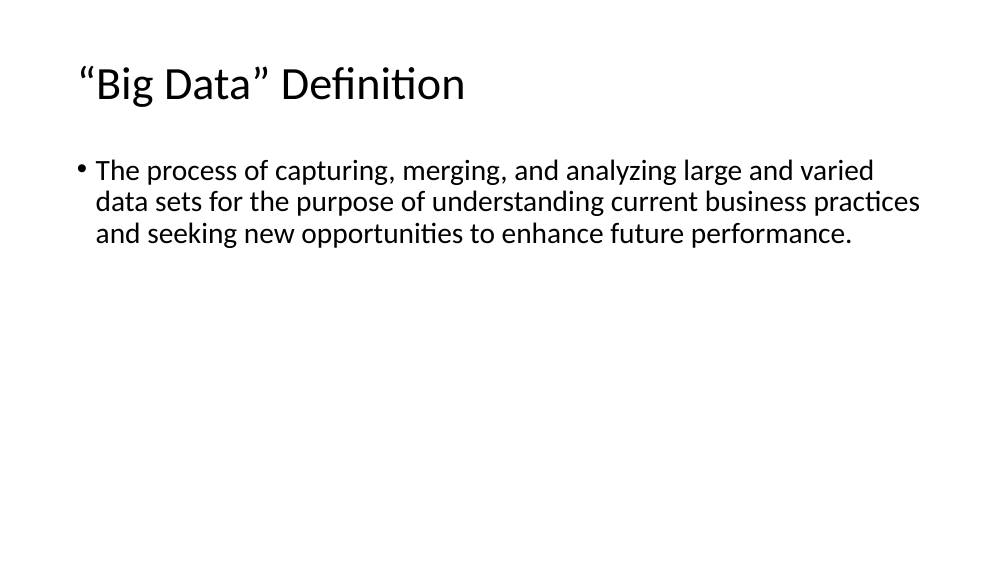
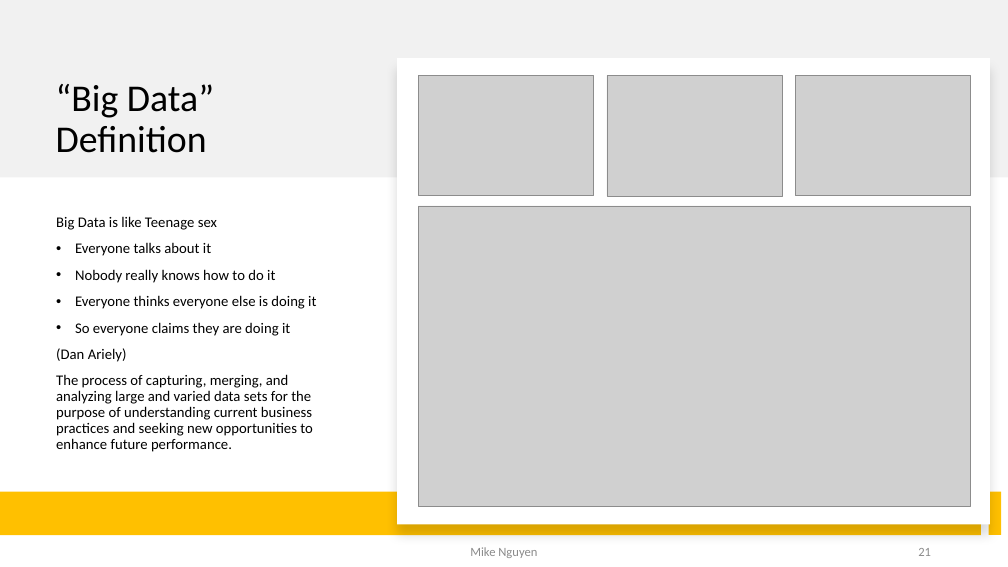
Before and after one commit to mikenguyen13/mar4050, a slide deck: slide 21 of lectures/3/Information Systems, Dashboards & Data Analytics.pptx (slide 15 before the commit). Drawn at 1008x567 pixels with LibreOffice and Linux fonts; fonts in the diff are those of the drawing; grey boxes stand for pictures. Boxes give left, top, right and bottom in pixels: in the first picture for what was removed or moved away, otherwise in the second. Text is boxed around its words. In the diff, an @@ line names an element or a change of style, - is before the commit and + after.

```diff
--- a/lectures/3/Information Systems, Dashboards & Data Analytics.pptx
+++ b/lectures/3/Information Systems, Dashboards & Data Analytics.pptx
@@ rectangle added at (x1=0, y1=0, x2=1008, y2=178), fill #D9D9D9 at 35% opacity @@
@@ title "“Big Data” Definition" moved from (x1=77, y1=66, x2=466, y2=107) to (x1=56, y1=84, x2=214, y2=153) @@
@@ title "“Big Data” Definition" at (x1=56, y1=84, x2=214, y2=153): size 44 to 36 pt; vertical alignment middle to bottom @@
@@ rectangle added at (x1=397, y1=58, x2=990, y2=525), fill #FFFFFF @@
@@ picture added at (x1=419, y1=76, x2=594, y2=196) @@
@@ picture added at (x1=607, y1=76, x2=783, y2=196) @@
@@ picture added at (x1=796, y1=76, x2=971, y2=196) @@
@@ text removed at (x1=96, y1=159, x2=920, y2=248) @@
-• The process of capturing, merging, and analyzing large and varied data sets for the purpose of understanding current business practices and seeking new opportunities to enhance future performance.
@@ picture added at (x1=419, y1=206, x2=972, y2=506) @@
@@ text added at (x1=56, y1=216, x2=316, y2=452), 14 pt, text #000000 @@
+Big Data is like Teenage sex
+• Everyone talks about it
+• Nobody really knows how to do it
+• Everyone thinks everyone else is doing it
+• So everyone claims they are doing it
+(Dan Ariely)
+The process of capturing, merging, and analyzing large and varied data sets for the purpose of understanding current business practices and seeking new opportunities to enhance future performance.
@@ rectangle added at (x1=0, y1=492, x2=981, y2=535), fill #FFC000 @@
@@ rectangle added at (x1=988, y1=492, x2=1001, y2=535), fill #FFC000 @@
@@ text added at (x1=470, y1=547, x2=537, y2=558), 12 pt, text #8C8C8C @@
+Mike Nguyen
@@ page number added at (x1=918, y1=548, x2=931, y2=556), 12 pt, text #8C8C8C @@
+21
```
Also in this commit, not shown: 22 other slides changed, 10 slides added, 2 slides removed, 2 other files.
